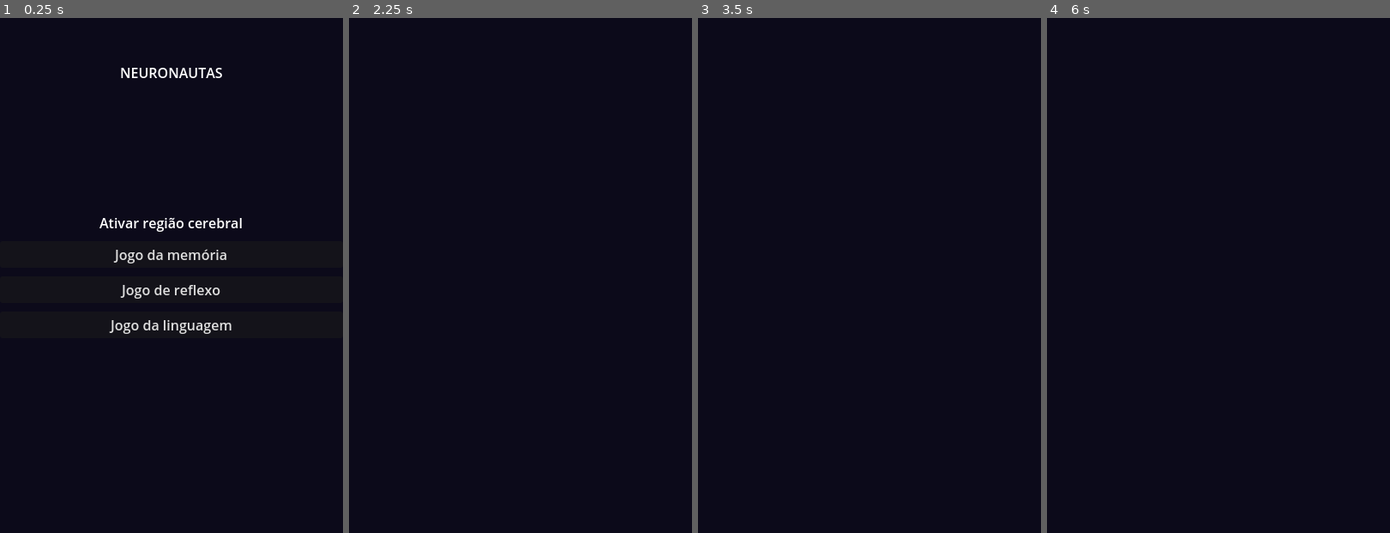
Above: before the commit, frames 1-4 (left to right).
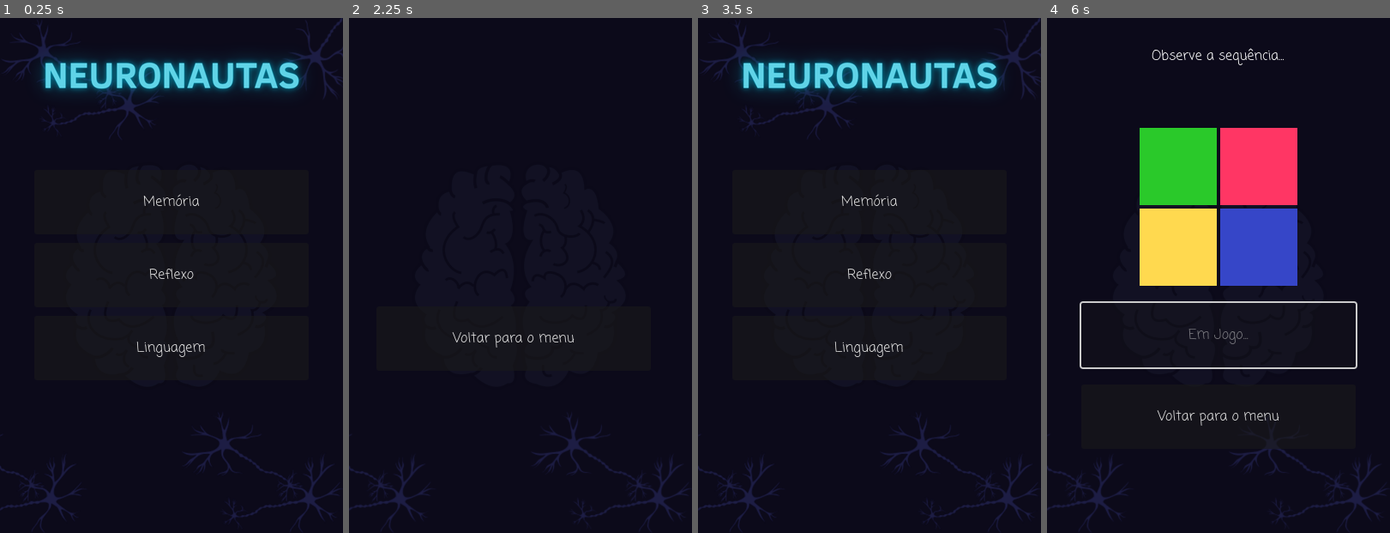
Above: after the commit, the same moments.

Repository: HugoViniciusSF/Neuronautas
Game: Godot game, scene res://scenes/main_menu.tscn
Same seed, same stepped clock (60 frames per second), same inputs: the game is played once before the commit and once after it.
Inputs (mouse positions are in pixels of both pictures, inside the frame that each line leads up to):
- Up to frame 1 (0.25 s): no input
- Up to frame 2 (2.25 s): click "Jogo da memória" (after the commit: "Memória") at 0.5 s; click "Voltar para o menu" at 1.25 s; click "Jogo de reflexo" (after the commit: "Reflexo") at 2 s
- Up to frame 3 (3.5 s): click (862, 337) at 2.75 s, where only the run after the commit has a clickable "Voltar para o menu"
- Up to frame 4 (6 s): click (1218, 347) at 3.5 s, where only the run after the commit has a clickable "Linguagem"; click (1211, 337) at 4.25 s, where only the run after the commit has a clickable "Voltar para o menu"; click (1218, 203) at 5 s, where only the run after the commit has a clickable "Memória"; click (1218, 337) at 5.75 s, where only the run after the commit has a clickable "Iniciar"

The runs differ from the first frame. In frame 1, 8.2% of the frame differs, in the area x 0-100%, y 0-100%; in frame 2, 1.3%; in frame 3, 6.9%; in frame 4, 16%, in the area x 0-99%, y 5-100%.

Commit message:
Feat: Ajustes e melhorias

Diff:
--- a/project.godot
+++ b/project.godot
@@ -23,6 +23,7 @@
 
 window/size/viewport_width=400
 window/size/viewport_height=600
+window/size/resizable=false
 
 [rendering]
 
--- a/scenes/language_game.tscn
+++ b/scenes/language_game.tscn
@@ -1,13 +1,42 @@
-[gd_scene load_steps=2 format=3 uid="uid://btgulx8k02uy8"]
+[gd_scene load_steps=4 format=3 uid="uid://btgulx8k02uy8"]
 
 [ext_resource type="Script" path="res://scripts/language_game.gd" id="1_2f5lu"]
+[ext_resource type="Texture2D" uid="uid://c1cgl360u8vlx" path="res://assets/NeuronautasPaginas.png" id="2_wlytk"]
+[ext_resource type="FontFile" uid="uid://db5j82d65e1uw" path="res://assets/fonts/ComingSoon-Regular.ttf" id="3_msgai"]
 
 [node name="language_game" type="Node2D"]
 script = ExtResource("1_2f5lu")
 
 [node name="ColorRect" type="ColorRect" parent="."]
+visible = false
 clip_contents = true
 offset_right = 14.0
 offset_bottom = 37.0
 scale = Vector2(28.8054, 16.2041)
 color = Color(0.0470588, 0.0392157, 0.101961, 1)
+
+[node name="NeuronautasPaginas" type="Sprite2D" parent="."]
+position = Vector2(200, 300)
+texture = ExtResource("2_wlytk")
+
+[node name="VBoxContainer" type="VBoxContainer" parent="."]
+offset_left = 32.0
+offset_top = 336.0
+offset_right = 352.0
+offset_bottom = 600.0
+theme_override_constants/separation = 20
+
+[node name="StartButton" type="Button" parent="VBoxContainer"]
+visible = false
+custom_minimum_size = Vector2(0, 75)
+layout_mode = 2
+theme_override_fonts/font = ExtResource("3_msgai")
+text = "Iniciar"
+
+[node name="BackButton" type="Button" parent="VBoxContainer"]
+custom_minimum_size = Vector2(0, 75)
+layout_mode = 2
+theme_override_fonts/font = ExtResource("3_msgai")
+text = "Voltar para o menu"
+
+[connection signal="pressed" from="VBoxContainer/BackButton" to="." method="_on_back_button_pressed"]
--- a/scenes/main_menu.tscn
+++ b/scenes/main_menu.tscn
@@ -1,11 +1,18 @@
-[gd_scene load_steps=2 format=3 uid="uid://hg18rjjlwvx8"]
+[gd_scene load_steps=4 format=3 uid="uid://hg18rjjlwvx8"]
 
 [ext_resource type="Script" path="res://scripts/main_menu.gd" id="1_cw220"]
+[ext_resource type="Texture2D" uid="uid://xj1o75kq3pxd" path="res://assets/Neuronautas.png" id="3_a3ayy"]
+[ext_resource type="FontFile" uid="uid://db5j82d65e1uw" path="res://assets/fonts/ComingSoon-Regular.ttf" id="3_uv71y"]
 
 [node name="main_menu" type="Node2D"]
 script = ExtResource("1_cw220")
 
+[node name="Neuronautas" type="Sprite2D" parent="."]
+position = Vector2(200, 300)
+texture = ExtResource("3_a3ayy")
+
 [node name="ColorRect" type="ColorRect" parent="."]
+visible = false
 clip_contents = true
 offset_right = 14.0
 offset_bottom = 37.0
@@ -14,12 +21,14 @@
 
 [node name="VBoxContainer" type="VBoxContainer" parent="."]
 clip_contents = true
-offset_right = 400.0
+offset_left = 40.0
+offset_right = 360.0
 offset_bottom = 600.0
 theme_override_constants/separation = 10
 alignment = 1
 
 [node name="Label2" type="Label" parent="VBoxContainer"]
+visible = false
 layout_mode = 2
 text = "Ativar região cerebral"
 horizontal_alignment = 1
@@ -28,24 +37,32 @@
 
 [node name="MemoryButton" type="Button" parent="VBoxContainer"]
 clip_contents = true
+custom_minimum_size = Vector2(0, 75)
 layout_mode = 2
-text = "Jogo da memória"
+theme_override_fonts/font = ExtResource("3_uv71y")
+text = "Memória"
 
 [node name="ReflexButton" type="Button" parent="VBoxContainer"]
+custom_minimum_size = Vector2(0, 75)
 layout_mode = 2
-text = "Jogo de reflexo"
+theme_override_fonts/font = ExtResource("3_uv71y")
+text = "Reflexo"
 
 [node name="LanguageButton" type="Button" parent="VBoxContainer"]
+custom_minimum_size = Vector2(0, 75)
 layout_mode = 2
-text = "Jogo da linguagem"
+theme_override_fonts/font = ExtResource("3_uv71y")
+text = "Linguagem"
 
 [node name="Label" type="Label" parent="."]
+visible = false
 clip_contents = true
 offset_right = 400.0
 offset_bottom = 128.0
 text = "Neuronautas"
 horizontal_alignment = 1
 vertical_alignment = 1
+clip_text = true
 uppercase = true
 
 [connection signal="pressed" from="VBoxContainer/MemoryButton" to="." method="_on_memory_button_pressed"]
--- a/scenes/memory_game.tscn
+++ b/scenes/memory_game.tscn
@@ -1,11 +1,18 @@
-[gd_scene load_steps=2 format=3 uid="uid://60x73txvcnqj"]
+[gd_scene load_steps=4 format=3 uid="uid://60x73txvcnqj"]
 
 [ext_resource type="Script" path="res://scripts/memory_game.gd" id="1_e56hb"]
+[ext_resource type="Texture2D" uid="uid://c1cgl360u8vlx" path="res://assets/NeuronautasPaginas.png" id="2_ys73w"]
+[ext_resource type="FontFile" uid="uid://db5j82d65e1uw" path="res://assets/fonts/ComingSoon-Regular.ttf" id="3_sw6v4"]
 
 [node name="memory_game" type="Node2D"]
 script = ExtResource("1_e56hb")
 
+[node name="NeuronautasPaginas" type="Sprite2D" parent="."]
+position = Vector2(200, 300)
+texture = ExtResource("2_ys73w")
+
 [node name="ColorRect" type="ColorRect" parent="."]
+visible = false
 clip_contents = true
 offset_right = 14.0
 offset_bottom = 37.0
@@ -17,6 +24,7 @@
 offset_top = 32.0
 offset_right = 360.0
 offset_bottom = 64.0
+theme_override_fonts/font = ExtResource("3_sw6v4")
 text = "Observe a sequência:"
 horizontal_alignment = 1
 autowrap_mode = 2
@@ -48,7 +56,7 @@
 grow_horizontal = 2
 grow_vertical = 2
 mouse_filter = 2
-color = Color(0.466667, 0.866667, 0.466667, 1)
+color = Color(0.1659, 0.79, 0.1659, 1)
 
 [node name="RedPad" type="Button" parent="VBoxContainer/GridContainer"]
 custom_minimum_size = Vector2(90, 90)
@@ -63,7 +71,7 @@
 grow_horizontal = 2
 grow_vertical = 2
 mouse_filter = 2
-color = Color(1, 0.819608, 0.862745, 1)
+color = Color(1, 0.21, 0.394333, 1)
 
 [node name="YellowPad" type="Button" parent="VBoxContainer/GridContainer"]
 custom_minimum_size = Vector2(90, 90)
@@ -78,7 +86,7 @@
 grow_horizontal = 2
 grow_vertical = 2
 mouse_filter = 2
-color = Color(0.992157, 0.992157, 0.588235, 1)
+color = Color(1, 0.8505, 0.31, 1)
 
 [node name="BluePad" type="Button" parent="VBoxContainer/GridContainer"]
 custom_minimum_size = Vector2(90, 90)
@@ -93,14 +101,18 @@
 grow_horizontal = 2
 grow_vertical = 2
 mouse_filter = 2
-color = Color(0.301961, 0.611765, 0.85098, 1)
+color = Color(0.211765, 0.27451, 0.784314, 1)
 
 [node name="StartButton" type="Button" parent="VBoxContainer"]
+custom_minimum_size = Vector2(0, 75)
 layout_mode = 2
+theme_override_fonts/font = ExtResource("3_sw6v4")
 text = "Iniciar"
 
 [node name="BackButton" type="Button" parent="VBoxContainer"]
+custom_minimum_size = Vector2(0, 75)
 layout_mode = 2
+theme_override_fonts/font = ExtResource("3_sw6v4")
 text = "Voltar para o menu"
 
 [node name="GameTimer" type="Timer" parent="."]
--- a/scenes/reflex_game.tscn
+++ b/scenes/reflex_game.tscn
@@ -1,13 +1,42 @@
-[gd_scene load_steps=2 format=3 uid="uid://cptv8bgs5o15p"]
+[gd_scene load_steps=4 format=3 uid="uid://cptv8bgs5o15p"]
 
 [ext_resource type="Script" path="res://scripts/reflex_game.gd" id="1_14p3v"]
+[ext_resource type="Texture2D" uid="uid://c1cgl360u8vlx" path="res://assets/NeuronautasPaginas.png" id="2_isoko"]
+[ext_resource type="FontFile" uid="uid://db5j82d65e1uw" path="res://assets/fonts/ComingSoon-Regular.ttf" id="3_28cbb"]
 
 [node name="reflex_game" type="Node2D"]
 script = ExtResource("1_14p3v")
 
 [node name="ColorRect" type="ColorRect" parent="."]
+visible = false
 clip_contents = true
 offset_right = 14.0
 offset_bottom = 37.0
 scale = Vector2(28.8054, 16.2041)
 color = Color(0.0470588, 0.0392157, 0.101961, 1)
+
+[node name="NeuronautasPaginas" type="Sprite2D" parent="."]
+position = Vector2(200, 300)
+texture = ExtResource("2_isoko")
+
+[node name="VBoxContainer" type="VBoxContainer" parent="."]
+offset_left = 32.0
+offset_top = 336.0
+offset_right = 352.0
+offset_bottom = 600.0
+theme_override_constants/separation = 20
+
+[node name="StartButton" type="Button" parent="VBoxContainer"]
+visible = false
+custom_minimum_size = Vector2(0, 75)
+layout_mode = 2
+theme_override_fonts/font = ExtResource("3_28cbb")
+text = "Iniciar"
+
+[node name="BackButton" type="Button" parent="VBoxContainer"]
+custom_minimum_size = Vector2(0, 75)
+layout_mode = 2
+theme_override_fonts/font = ExtResource("3_28cbb")
+text = "Voltar para o menu"
+
+[connection signal="pressed" from="VBoxContainer/BackButton" to="." method="_on_back_button_pressed"]
--- a/scripts/language_game.gd
+++ b/scripts/language_game.gd
@@ -1,11 +1,4 @@
-extends Node
+extends Node2D
 
-
-# Called when the node enters the scene tree for the first time.
-func _ready():
-	pass # Replace with function body.
-
-
-# Called every frame. 'delta' is the elapsed time since the previous frame.
-func _process(delta):
-	pass
+func _on_back_button_pressed():
+	SceneManager.goto_scene("res://scenes/main_menu.tscn")
--- a/scripts/reflex_game.gd
+++ b/scripts/reflex_game.gd
@@ -1,11 +1,4 @@
-extends Node
+extends Node2D
 
-
-# Called when the node enters the scene tree for the first time.
-func _ready():
-	pass # Replace with function body.
-
-
-# Called every frame. 'delta' is the elapsed time since the previous frame.
-func _process(delta):
-	pass
+func _on_back_button_pressed():
+	SceneManager.goto_scene("res://scenes/main_menu.tscn")
Binary file added: assets/Neuronautas.png
Not shown, changed: assets/Neuronautas.png.import
Binary file added: assets/NeuronautasPaginas.png
Not shown, changed: assets/NeuronautasPaginas.png.import
Binary file removed: assets/Neuronio.png
Binary file removed: assets/Neuronio2.png
Binary file added: assets/PlanoDeFundo.png
Not shown, added: assets/PlanoDeFundo.png.import
Binary file added: assets/fonts/ComingSoon-Regular.ttf
Not shown, added: assets/fonts/ComingSoon-Regular.ttf.import
